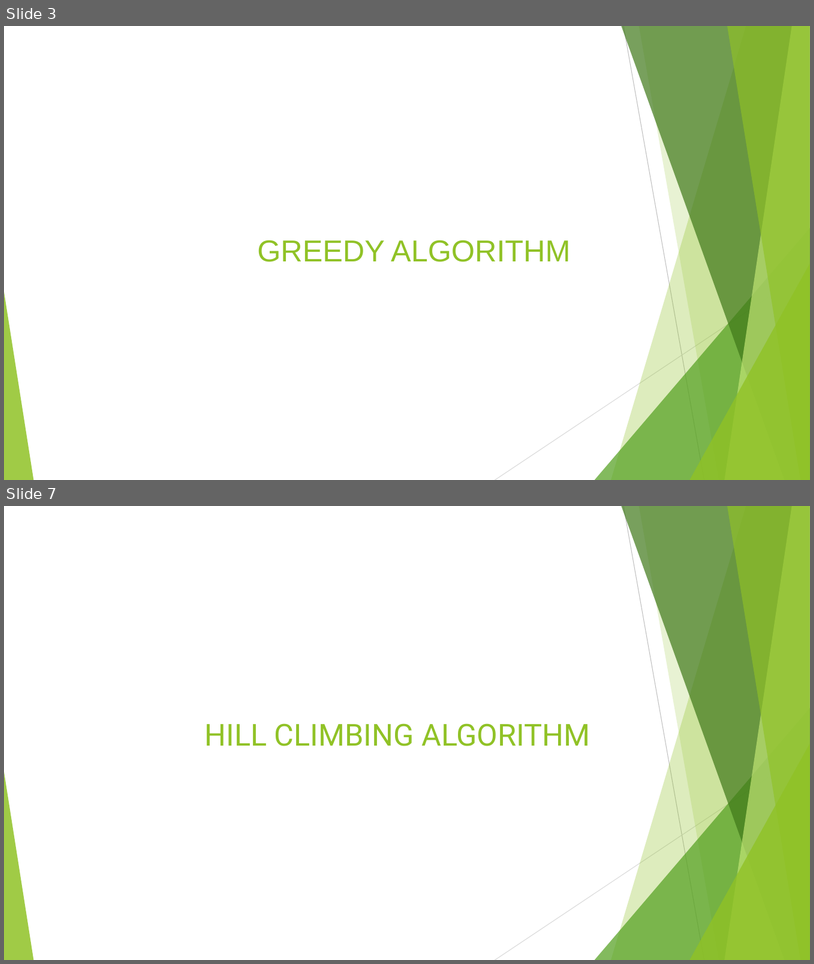
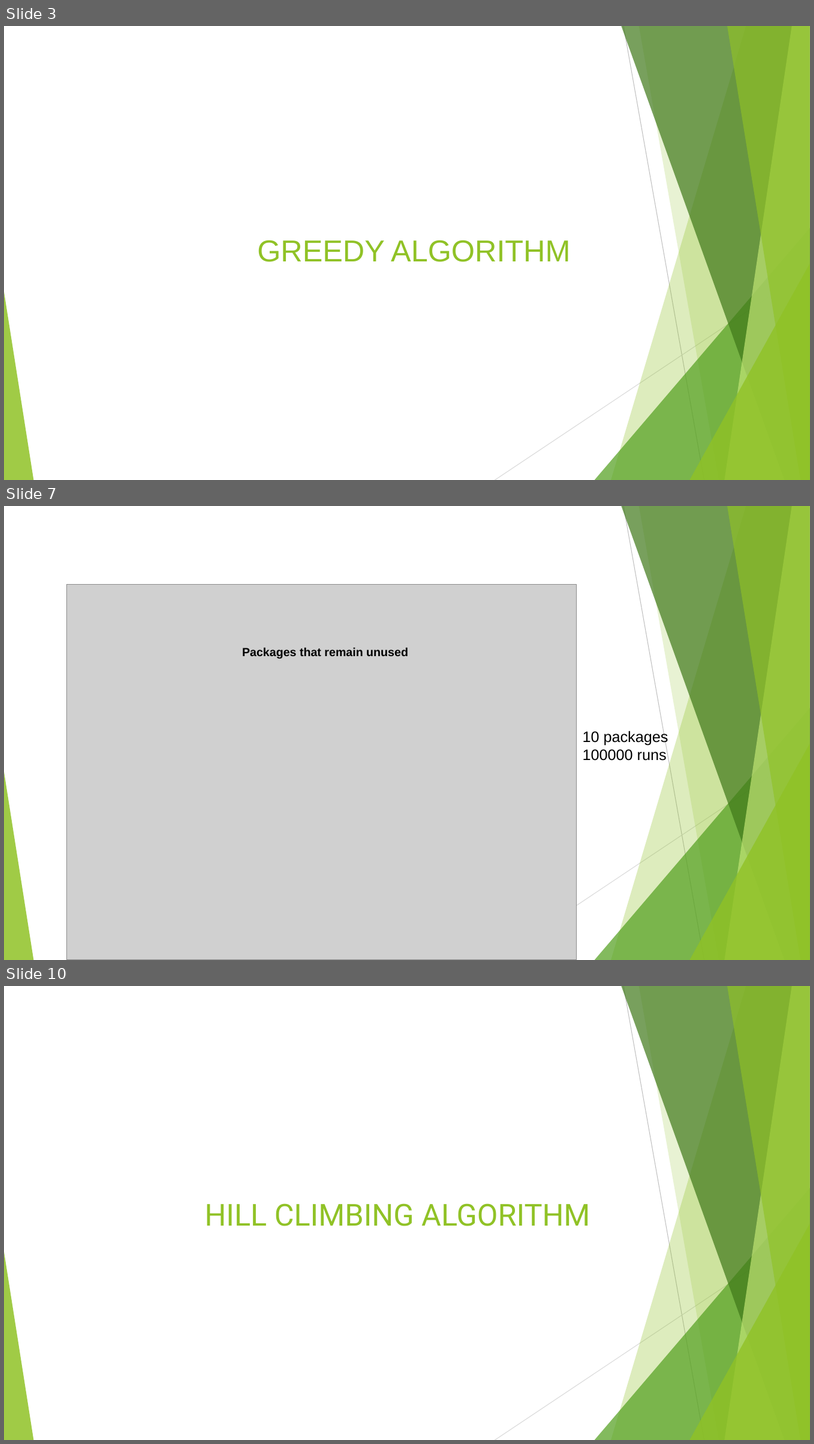
Before and after one commit to swengeler/PP3, a slide deck: Report, presentation and related stuff/Knapsack_problem.pptx. Shown one above the other, each under a label of ours: slides 3 and 7 before the commit, slides 3, 7 and 10 after it; the slides between them are not shown. The pictures are 814x964 and 814x1444 pixels, drawn with LibreOffice and Linux fonts; fonts in the diff are those of the drawing; grey boxes stand for pictures. Boxes give left, top, right and bottom in pixels: in the first picture for what was removed or moved away, otherwise in the second. Text is boxed around its words. In the diff, an @@ line names an element or a change of style, - is before the commit and + after.

```diff
--- a/Report, presentation and related stuff/Knapsack_problem.pptx
+++ b/Report, presentation and related stuff/Knapsack_problem.pptx
@@ slide 7 added at [4,506,810,960], background #FFFFFF; not listed: 10 template elements that a slide beside it also shows @@
@@ picture added at [67,585,577,960] @@
@@ text added at [242,647,408,658], 14 pt, text #000000, bold @@
+Packages that remain unused
@@ text added at [583,729,669,760], 18 pt, text #000000 @@
+10 packages
+100000 runs
@@ what was slide 7 is now slide 10 @@
```
Also in this commit, not shown: 7 slides changed, 3 other slides added, 2 slides removed.
